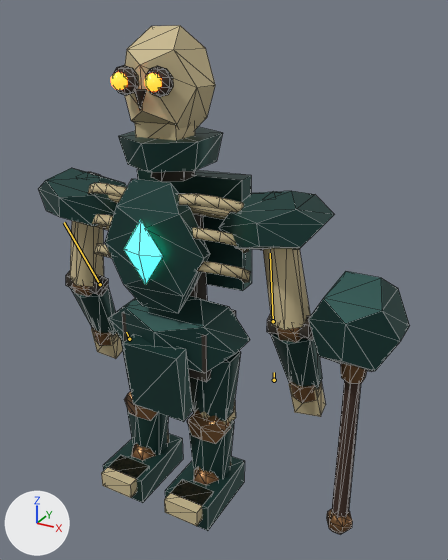
A saved change to the glTF model game/assets/models/enemies/ossuary-guardian-v1/ossuary-guardian-lod1.glb.
Both versions are drawn from a 50 mm camera at (1.46, -2.2, 2.3) aimed at (0.23, 0.02, 1.19). The lights are fixed; the arrows at lower left show +X, +Y and +Z. The older version comes first. Both versions are drawn at frame 29 of the action 'idle'; the numbers are the values there. The bones that change are drawn over the model as lines. Mesh edges are drawn as thin lines on the coarser meshes.

Objects in the first picture: 'back_plate', 'gorget', 'left_bracer', 'left_elbow', 'left_elbow_hinge', 'left_hand', 'left_pauldron', 'left_wrist_joint', 'mace_head', 'pelvis_armor', 'pelvis_front_plate', 'right_boot', 'right_bracer', 'right_elbow', 'right_elbow_hinge', 'right_hand', 'right_pauldron', 'right_upper_arm_bone', 'right_wrist_joint', 'skull_cranium', 'sternum_plate' and 34 more.
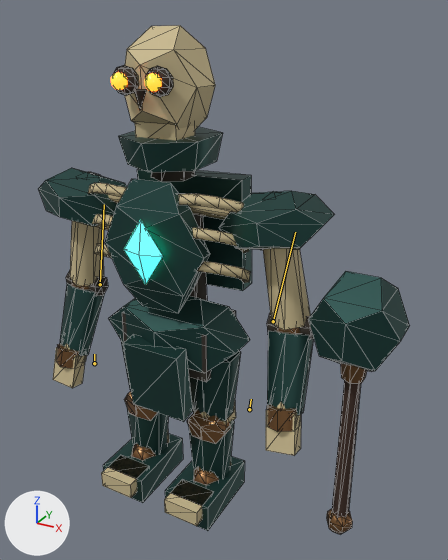
Patch to the scene script:
```diff
--- a/game/assets/models/enemies/ossuary-guardian-v1/ossuary-guardian-lod1.glb.py
+++ b/game/assets/models/enemies/ossuary-guardian-v1/ossuary-guardian-lod1.glb.py
@@ bone_left_forearm @@
 bone_left_forearm = bpy.data.objects['ossuary_guardian_lod1'].pose.bones['left_forearm']  # child of 'left_upper_arm'
-bone_left_forearm.rotation_quaternion = (0.981, 0.189, -0.008, 0.044)  # degrees (22, -2, 5)
+bone_left_forearm.rotation_quaternion = (0.981, -0.189, 0.008, 0.044)  # degrees (-22, 2, 5)
@@ bone_left_wrist @@
 bone_left_wrist = bpy.data.objects['ossuary_guardian_lod1'].pose.bones['left_wrist']  # child of 'left_forearm'
-bone_left_wrist.rotation_quaternion = (0.997, -0.07, -0.001, -0.012)  # degrees (-8, 0, -1)
+bone_left_wrist.rotation_quaternion = (0.997, 0.07, 0.001, -0.012)  # degrees (8, 0, -1)
@@ bone_right_forearm @@
 bone_right_forearm = bpy.data.objects['ossuary_guardian_lod1'].pose.bones['right_forearm']  # child of 'right_upper_arm'
-bone_right_forearm.rotation_quaternion = (0.981, 0.189, 0.008, -0.044)  # degrees (22, 2, -5)
+bone_right_forearm.rotation_quaternion = (0.981, -0.189, -0.008, -0.044)  # degrees (-22, -2, -5)
@@ bone_right_wrist @@
 bone_right_wrist = bpy.data.objects['ossuary_guardian_lod1'].pose.bones['right_wrist']  # child of 'right_forearm'
-bone_right_wrist.rotation_quaternion = (0.997, -0.07, 0.001, 0.012)  # degrees (-8, 0, 1)
+bone_right_wrist.rotation_quaternion = (0.997, 0.07, -0.001, 0.012)  # degrees (8, 0, 1)
```

Boxes (x1, y1, x2, y2) around the edits, measured in the pictures (448 x 560 px):
'right_bracer', posed: before (270, 334, 322, 389); after (267, 331, 314, 415)
'left_bracer', posed: before (70, 287, 116, 336); after (60, 284, 104, 356)
'right_hand', posed: before (289, 382, 325, 417); after (266, 409, 301, 455)
'left_hand', posed: before (91, 329, 123, 359); after (53, 347, 86, 388)
'right_wrist_joint', posed: before (289, 381, 315, 403); after (267, 405, 297, 432)
'left_wrist_joint', posed: before (92, 327, 111, 346); after (56, 344, 79, 369)
'left_elbow_hinge', posed: (66, 271, 108, 296) in both
'right_elbow_hinge', posed (7% shorter): before (267, 313, 314, 341); after (267, 313, 314, 339)
'left_elbow', posed (mostly hidden afterwards): before (72, 281, 93, 297); after (71, 280, 89, 290)
'right_forearm_bone', posed (not visible before): after (277, 402, 286, 409)
'left_forearm_bone', posed (not visible before): after (65, 344, 87, 362)
bone 'left_forearm', root to tip: before (100, 284) to (64, 222); after (100, 284) to (104, 204)
bone 'left_wrist', root to tip: before (129, 339) to (126, 332); after (94, 363) to (94, 354)
bone 'right_forearm', root to tip: before (273, 321) to (270, 253); after (273, 321) to (295, 232)
bone 'right_wrist', root to tip: before (274, 380) to (274, 372); after (249, 409) to (251, 399)
